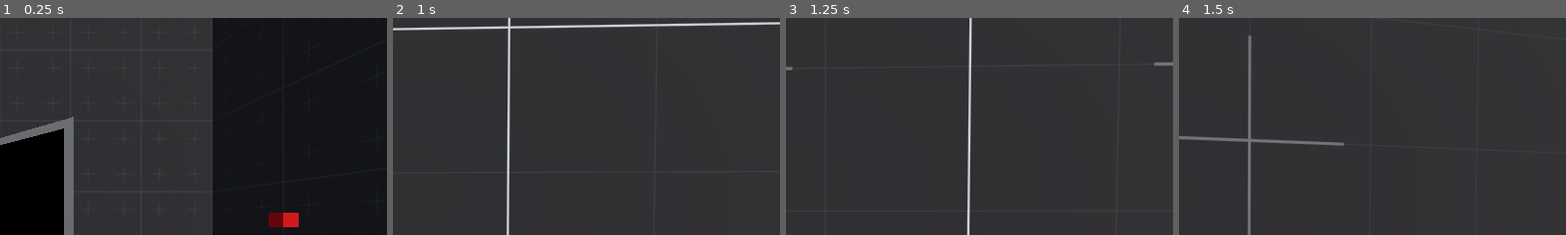
Above: before the commit, frames 1-4 (left to right).
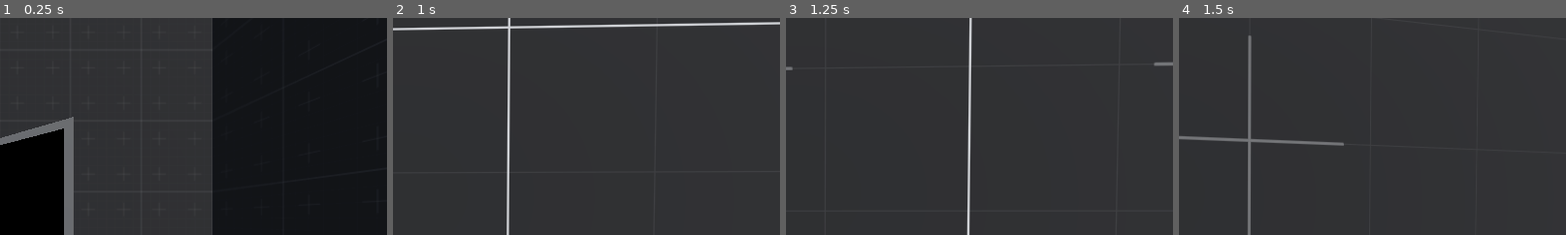
Above: after the commit, the same moments.

Repository: Wowe-Peanut/GetReal
Game: Godot game, scene res://test.tscn
Two runs of this game, one before a commit and one after it. Both use one fixed random seed, a clock stepped at 60 frames per second and the inputs below.
Inputs (mouse positions are % of the whole screen's width and height, from its top left):
- Up to frame 1 (0.25 s): no input
- Up to frame 2 (1 s): tap Enter at 0.5 s; move the mouse to (49, 52) at 0.52 s; hold W (move_forward) from 0.53 s (still down); right-click (49, 52) at 0.6 s; tap Space (jump) at 0.77 s
- Up to frame 3 (1.25 s): keep holding W (move_forward)
- Up to frame 4 (1.5 s): keep holding W (move_forward); move the mouse to (57, 51) at 1.27 s; tap Q (take_picture) at 1.35 s
The pictures show only the part of the screen within x 50-100%, y 4-53%; the shares and areas given below are measured in that part.

The runs differ from the first frame. In frame 1, 0.5% of the frame differs, in the area x 69-78%, y 89-97%; in frame 2, nothing differs; in frame 3, nothing differs; in frame 4, nothing differs.

Commit message:
cleanup
visibleonscreennotifier uses actual drawing code to determine visibility. you can toggle mirror visiblity to make the box not drawn in mirror / dissapear. just make mirror disaapear when not seen by player

Diff:
--- a/box.gd
+++ b/box.gd
@@ -68,7 +68,6 @@
 		if result and result.collider.name == "Player":
 			return false
 	# if all the corners are accounted for and not returned true, we can't see the box
-	print("player obscured")
 	return true
 
 
@@ -86,7 +85,6 @@
 			if result and result.collider.name == "Player":
 				return false
 	# if all the corners are accounted for and not returned true, we can't see the box
-	print("mirror obscured")
 	return true
 
 
--- a/test.tscn
+++ b/test.tscn
@@ -13,13 +13,6 @@
 [sub_resource type="Environment" id="Environment_4nkms"]
 background_mode = 2
 sky = SubResource("Sky_v4ln1")
-
-[sub_resource type="StandardMaterial3D" id="StandardMaterial3D_14dre"]
-albedo_color = Color(1, 0, 0, 1)
-
-[sub_resource type="BoxMesh" id="BoxMesh_qertm"]
-material = SubResource("StandardMaterial3D_14dre")
-size = Vector3(0.1, 0.1, 0.1)
 
 [node name="test" type="Node3D"]
 
@@ -44,10 +37,3 @@
 
 [node name="Box" parent="." instance=ExtResource("4_i4ok3")]
 transform = Transform3D(1, 0, 0, 0, 1, 0, 0, 0, 1, -1, -2, -1)
-
-[node name="MeshInstance3D" type="MeshInstance3D" parent="."]
-transform = Transform3D(1, 0, 0, 0, 1, 0, 0, 0, 1, 1.9, -1.4, -0.9)
-mesh = SubResource("BoxMesh_qertm")
-
-[node name="MeshInstance3D2" type="MeshInstance3D" parent="."]
-mesh = SubResource("BoxMesh_qertm")
Not shown: 1 places in test.tscn that only renumber resources
